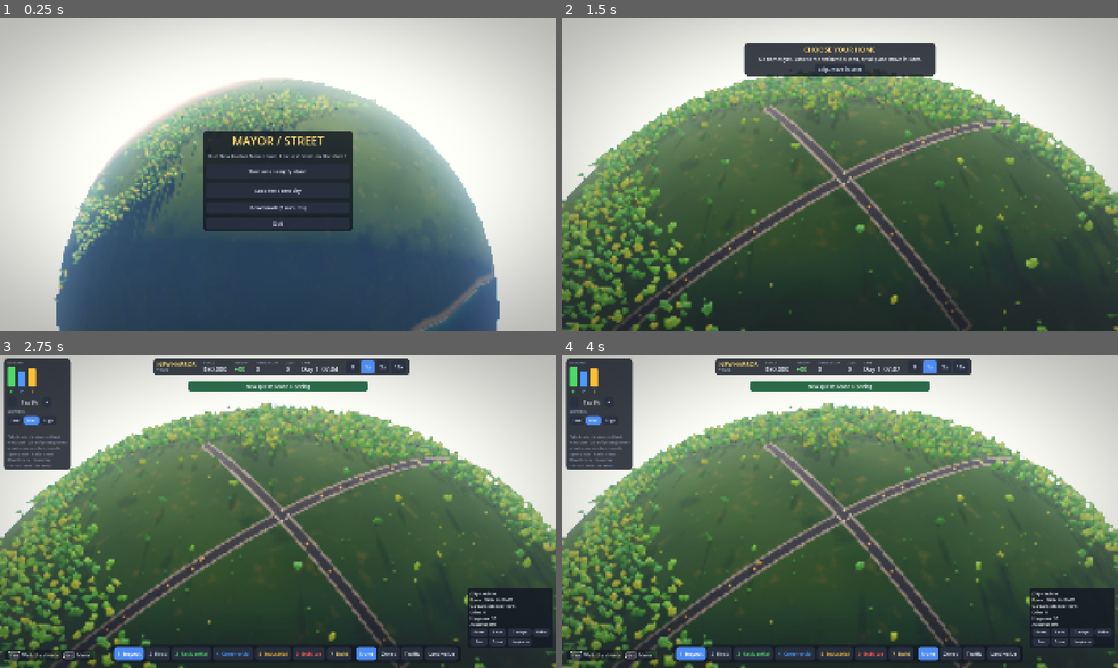
Above: before the commit, frames 1-4 (two rows, left to right).
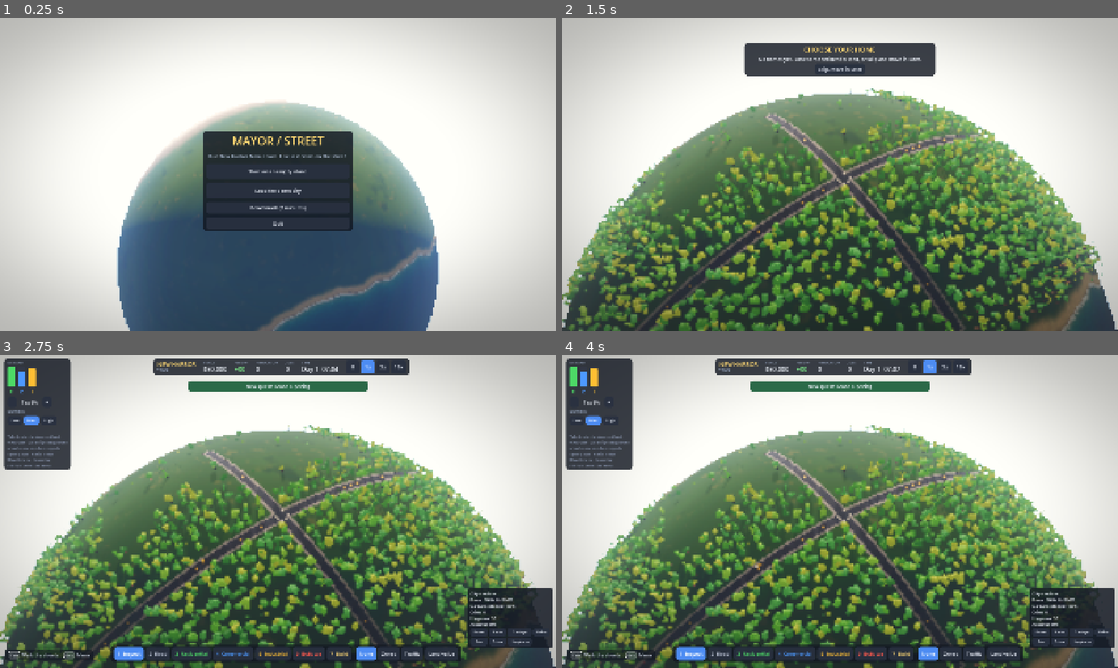
Above: after the commit, the same moments.

Repository: Fedgerick/mayor-street
Game: Godot game, scene res://scenes/main.tscn
Two runs of this game, one before a commit and one after it. Both use one fixed random seed, a clock stepped at 60 frames per second and the inputs below.
Inputs:
- Up to frame 1 (0.25 s): no input
- Up to frame 2 (1.5 s): click "Start on an empty island" at 0.5 s; click "Next: choose a home" at 1.25 s
- Up to frame 3 (2.75 s): click "Skip, move in later" at 2 s
- Up to frame 4 (4 s): click "II" at 2.75 s; click "1x" at 3.5 s

The runs differ from the first frame. In frame 1, 25% of the frame differs, in the area x 9-90%, y 19-100%; in frame 2, 45%, in the area x 0-100%, y 16-100%; in frame 3, 42%; in frame 4, 42%.

Commit message:
msp: Medium planet (192 x 36) and full detail only near the camera
Fedge picked Medium after Large proved too much for his laptop. CityView on the
planet now builds a chunk's full-detail MultiMeshes only while it is within the
detail distance and above the horizon; the rest keep roads, beacons and the box
stand-in. Shorter detail distances on the planet, where the ball hides most of
the city anyway. Street view: 570 MultiMeshes, from 1,535 on the Large planet.

Co-Authored-By: Claude Opus 5.5 (1M context) <noreply@anthropic.com>
Claude-Session: https://claude.ai/code/session_01C7SstVx3sYJPd8GTB2sEwP

Diff:
--- a/planet/planet.gd
+++ b/planet/planet.gd
@@ -16,10 +16,10 @@
 ## (ms), where every helper below that is not about the ball is the identity.
 static var on := false
 
-static var W := 288            # tiles around the equator (Large, Fedge's pick)
-static var H := 52             # tiles from the belt's north edge to its south edge
-static var R := 288 * TILE / TAU  # radius at sea level, metres
-static var V0 := 52 * TILE * 0.5  # flat z of the equator
+static var W := 192            # tiles around the equator (Medium, Fedge's pick)
+static var H := 36             # tiles from the belt's north edge to its south edge
+static var R := 192 * TILE / TAU  # radius at sea level, metres
+static var V0 := 36 * TILE * 0.5  # flat z of the equator
 
 
 static func configure(cols: int, rows: int) -> void:
--- a/planet/tests/test_msp_street.gd
+++ b/planet/tests/test_msp_street.gd
@@ -26,7 +26,11 @@
 	root.add_child(main)
 	await _wait(1.0)
 	check(Planet.on, "the game is on the planet")
-	check(City.W == 288 and City.H == 52, "city is 288 x 52 tiles")
+	check(City.W == 192 and City.H == 36, "city is 192 x 36 tiles (Medium)")
+	var full := 0
+	for k in main.view._full:
+		full += 1 if main.view._full[k] else 0
+	check(full < main.view.chunks.size(), "only nearby chunks hold full detail (%d of %d)" % [full, main.view.chunks.size()])
 	main.go_street()
 	var street: StreetMode = main.street
 	while not street.active:
--- a/scripts/city_view.gd
+++ b/scripts/city_view.gd
@@ -52,6 +52,13 @@
 var terrain_body: StaticBody3D
 const TALLEST := 90.0  # metres: a chunk stays drawn while anything this tall could peek over the horizon
 var _cull_t := 0.0
+## msp: only chunks near the camera hold their full-detail MultiMeshes; the rest keep roads,
+## beacons and the box stand-in. Every MultiMesh is GPU buffers whether it is drawn or not,
+## and a whole planet of them is past what Fedge's AMD driver hands out.
+var _full := {}       # Vector2i -> true while the chunk is built in full detail
+var _want_full := {}  # Vector2i -> what cull() last decided
+const FULL_IN := 60.0    # metres past detail_distance where a chunk gets full detail
+const FULL_OUT := 160.0  # ... and where it drops back to the stand-in (hysteresis)
 
 
 func setup(c: City) -> void:
@@ -321,7 +328,11 @@
 		else:
 			_set_grow(id, g.t)
 	var budget := 4
-	for key in dirty.keys():
+	var order := dirty.keys()
+	if Planet.on and order.size() > budget:
+		# Chunks coming into full detail first: they are the ones next to the camera.
+		order.sort_custom(func(a, b): return _want_full.get(a, false) and not _want_full.get(b, false))
+	for key in order:
 		if budget <= 0:
 			break
 		_rebuild_chunk(key)
@@ -346,10 +357,20 @@
 	if cam == null:
 		return
 	var eye := cam.global_position
+	var fe := Planet.flat(eye)
+	var reach := detail_distance if detail_distance > 0.0 else INF
+	var half := _chunk * City.TILE * 0.7
 	for key in chunks:
 		var node: Node3D = chunks[key]
 		var c := Vector3((key.x * _chunk + _chunk * 0.5) * City.TILE, 0.0, (key.y * _chunk + _chunk * 0.5) * City.TILE)
-		node.visible = Planet.above_horizon(eye, Planet.warp(c), TALLEST + _chunk * City.TILE * 0.7)
+		node.visible = Planet.above_horizon(eye, Planet.warp(c), TALLEST + half)
+		var d := Vector3(Planet.fdx(fe.x, c.x), fe.y, c.z - fe.z).length()
+		var was: bool = _want_full.get(key, false)
+		# Behind the horizon nothing of it shows, so it needs no detail either.
+		var want := node.visible and d < reach + half + (FULL_OUT if was else FULL_IN)
+		_want_full[key] = want
+		if want != _full.get(key, false):
+			dirty[key] = true
 
 
 func rebuild_all() -> void:
@@ -405,6 +426,8 @@
 	var lamps: Array[Vector3] = []
 	var beacons: Array[Vector3] = []
 	var boxes := []  # [world AABB, wall colour, seed] of each building, for the stand-in
+	var full: bool = not Planet.on or _want_full.get(key, false)
+	_full[key] = full
 	var x0 := key.x * _chunk
 	var y0 := key.y * _chunk
 	for y in range(y0, mini(y0 + _chunk, City.H)):
@@ -453,6 +476,8 @@
 						Kit.LEAF_TINTS[int(_cell_hash(x, y, 45) * 5.99)], Color(0, 0, 0, 0), true)
 	for nm in groups:
 		var g: Array = groups[nm]
+		if not full and not (nm as String).begins_with("road_"):
+			continue  # far away: the stand-in boxes draw it
 		var mesh := Kit.mesh(nm)
 		if mesh == null:
 			continue
--- a/scripts/main.gd
+++ b/scripts/main.gd
@@ -80,21 +80,27 @@
 # graphics level; 0 never. The street sees less of the city past the first blocks.
 const STREET_DETAIL := [250.0, 400.0, 700.0]
 const MAYOR_DETAIL := [600.0, 1000.0, 0.0]
+# msp: the ball hides a 40 m building past ~200 m from the street, and only chunks inside the
+# detail distance keep their full-detail GPU buffers (CityView._want_full), so it is shorter.
+const PLANET_STREET_DETAIL := [150.0, 220.0, 400.0]
+const PLANET_MAYOR_DETAIL := [400.0, 600.0, 1000.0]
+
 # msp (planet/): the belt is PLANET_COLS tiles round the equator and PLANET_ROWS from north
-# shore to south shore (Fedge's Large pick). The project setting mayor_street/planet turns it on.
-const PLANET_COLS := 288
-const PLANET_ROWS := 52
+# shore to south shore (Medium: Fedge's pick on 2026-10-14, after Large proved too
+# much for his laptop). The project setting mayor_street/planet turns it on.
+const PLANET_COLS := 192
+const PLANET_ROWS := 36
 # msp's look-dev views, same layout as LOOK_SHOTS, round the starter town on the equator.
 const PLANET_SHOTS := [
-	["day", 10.5, 1758.0, 300.0, 230.0, -35.0, 0.0],
-	["close", 11.0, 1768.0, 310.0, 75.0, -35.0, -8.0],
-	["golden", 18.4, 1788.0, 290.0, 300.0, -35.0, -32.0],
-	["belt", 13.5, 1728.0, 312.0, 900.0, -30.0, 0.0],
-	["globe", 12.0, 1728.0, 312.0, 2400.0, 0.0, 0.0],
-	["ice", 12.0, 1928.0, -60.0, 420.0, 180.0, -20.0],
-	["night", 21.5, 1758.0, 300.0, 230.0, -35.0, 0.0],
-	["street", 11.0, 1758.0, 300.0, 80.0, 0.0, 0.0],
-	["street_dusk", 19.2, 1758.0, 300.0, 80.0, 0.0, 0.0],
+	["day", 10.5, 1182.0, 204.0, 230.0, -35.0, 0.0],
+	["close", 11.0, 1192.0, 214.0, 75.0, -35.0, -8.0],
+	["golden", 18.4, 1212.0, 194.0, 300.0, -35.0, -32.0],
+	["belt", 13.5, 1152.0, 216.0, 600.0, -30.0, 0.0],
+	["globe", 12.0, 1152.0, 216.0, 1600.0, 0.0, 0.0],
+	["ice", 12.0, 1352.0, -60.0, 420.0, 180.0, -20.0],
+	["night", 21.5, 1182.0, 204.0, 230.0, -35.0, 0.0],
+	["street", 11.0, 1182.0, 204.0, 80.0, 0.0, 0.0],
+	["street_dusk", 19.2, 1182.0, 204.0, 80.0, 0.0, 0.0],
 ]
 
 
@@ -447,14 +453,20 @@
 	_update_hint()
 
 
+func _detail(street_view: bool) -> float:
+	if Planet.on:
+		return (PLANET_STREET_DETAIL if street_view else PLANET_MAYOR_DETAIL)[quality]
+	return (STREET_DETAIL if street_view else MAYOR_DETAIL)[quality]
+
+
 func _update_detail() -> void:
 	if view:
-		view.set_detail_distance((STREET_DETAIL if in_street() else MAYOR_DETAIL)[quality])
+		view.set_detail_distance(_detail(in_street()))
 
 
 func _on_street_entered() -> void:
 	day_night.set_view_distance(30.0)
-	view.set_detail_distance(STREET_DETAIL[quality])
+	view.set_detail_distance(_detail(true))
 	_hero_detail()
 	day_night.exposure_scale = 1.25
 	day_night.ambient_scale = 1.4
@@ -466,7 +478,7 @@
 	cam.set_process(true)
 	cam.set_process_unhandled_input(true)
 	day_night.set_view_distance(cam.dist)
-	view.set_detail_distance(MAYOR_DETAIL[quality])
+	view.set_detail_distance(_detail(false))
 	day_night.exposure_scale = 1.0
 	day_night.ambient_scale = 1.0
 	life.set_camera(cam)
